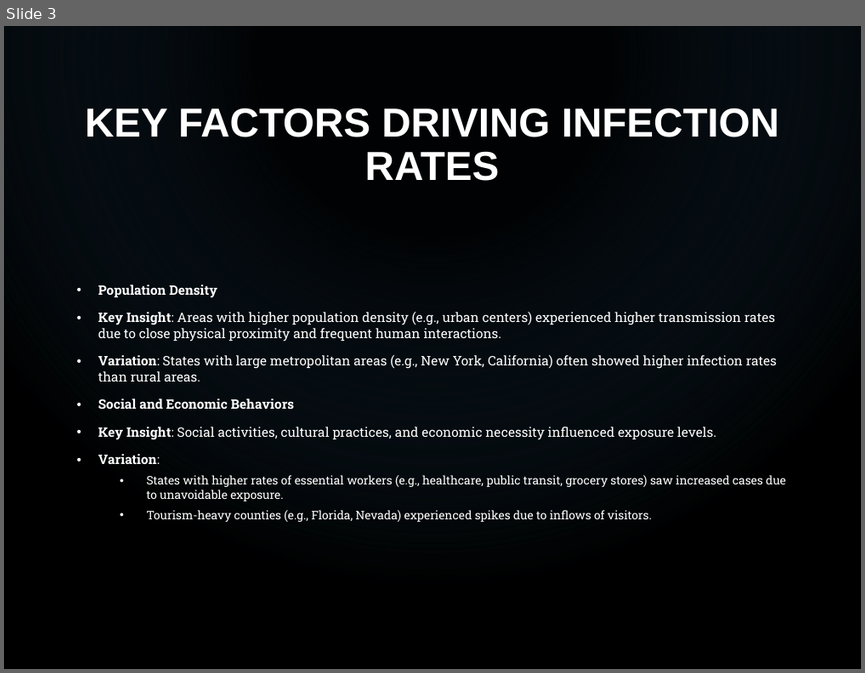
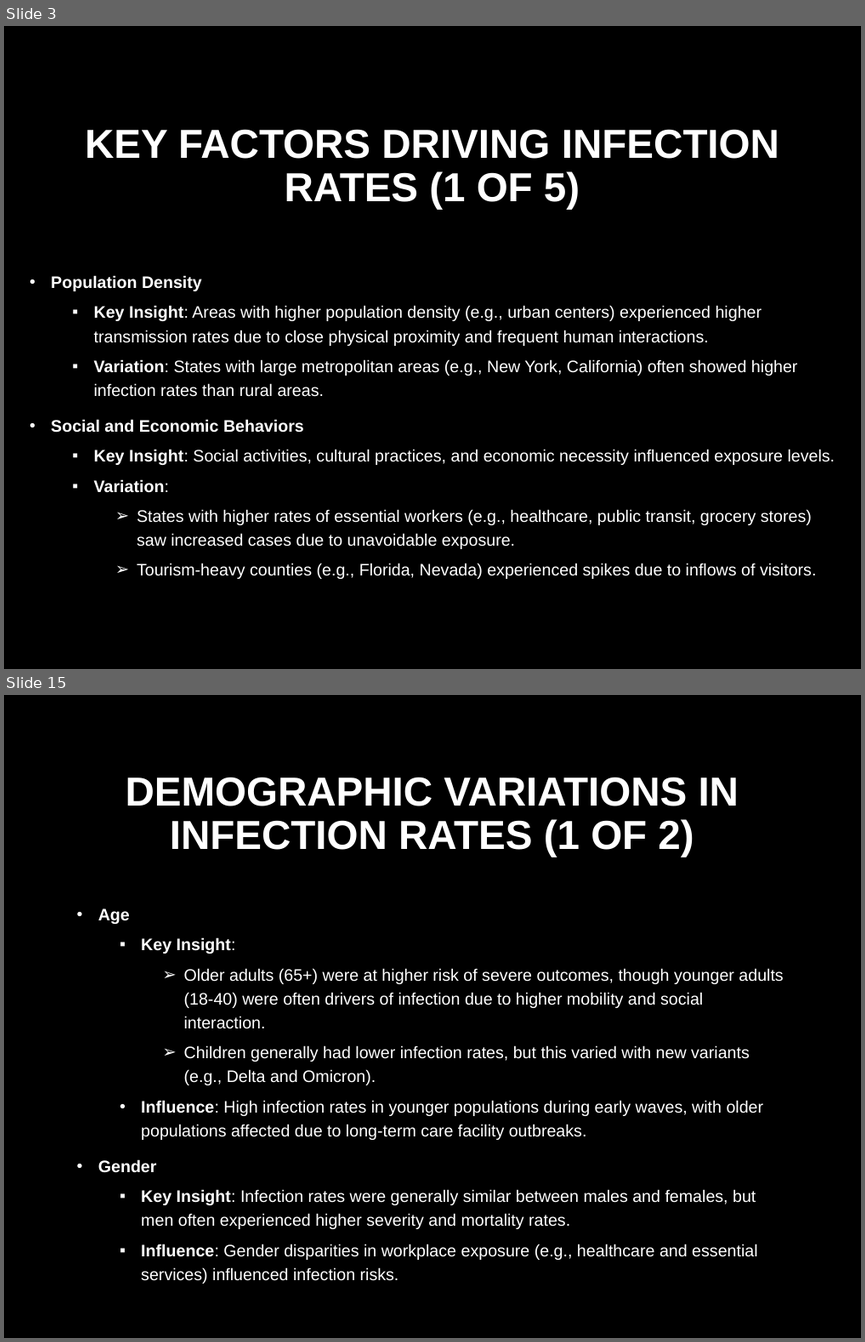
Before and after one commit to ryancmedina/project-one, a slide deck: Infection_Trends_COVID19_Presentation.pptx. Shown one above the other, each under a label of ours: slide 3 before the commit, slides 3 and 15 after it; the slides between them are not shown. The pictures are 865x673 and 865x1342 pixels, drawn with LibreOffice and Linux fonts; fonts in the diff are those of the drawing; background and template pictures are left out. Boxes give left, top, right and bottom in pixels: in the first picture for what was removed or moved away, otherwise in the second. Text is boxed around its words. In the diff, an @@ line names an element or a change of style, - is before the commit and + after.

```diff
--- a/Infection_Trends_COVID19_Presentation.pptx
+++ b/Infection_Trends_COVID19_Presentation.pptx
@@ slide 15 added at (4,695,861,1338), background picture (left out) @@
@@ title added at (126,777,739,857), 34 pt, text #FFFFFF, bold @@
+DEMOGRAPHIC VARIATIONS IN INFECTION RATES (1 OF 2)
@@ text added at (98,908,783,1283), 14 pt, text #FFFFFF @@
+• Age
+  ▪ Key Insight:
+    ➢ Older adults (65+) were at higher risk of severe outcomes, though younger adults (18-40) were often drivers of infection due to higher mobility and social interaction.
+    ➢ Children generally had lower infection rates, but this varied with new variants (e.g., Delta and Omicron).
+  • Influence: High infection rates in younger populations during early waves, with older populations affected due to long-term care facility outbreaks.
+• Gender
+  ▪ Key Insight: Infection rates were generally similar between males and females, but men often experienced higher severity and mortality rates.
+  ▪ Influence: Gender disparities in workplace exposure (e.g., healthcare and essential services) influenced infection risks.
@@ slide 3 changed as well @@
@@ rectangle removed at (4,26,861,669) @@
@@ title at (85,129,779,210): text changed @@
-KEY FACTORS DRIVING INFECTION RATES
+KEY FACTORS DRIVING INFECTION RATES (1 OF 5)
@@ text "Population Density": place and size @@
-text "Population Density" at (98,284,786,522)
+text "Population Density" at (51,275,835,578)
@@ text "Population Density" at (51,275,835,578): size 11 to 14 pt in "Population Density", "Key Insight: Areas with higher population density ...", "Variation: States with large metropolitan areas (e.g., ...", "Social and Economic Behaviors" and 2 more places; font Roboto Slab to Arial; size 9.9 to 14 pt in "States with higher rates of essential workers ...", "Tourism-heavy counties (e.g., Florida, Nevada) experienced s ..."; line spacing 1 to 1.2; bullet • to ▪; list level 1 to 2 in "Key Insight: Areas with higher ..."; list level 1 to 2 in "Variation: States with large metropolitan ..."; list level 1 to 2 in "Key Insight: Social activities, cultural ..."; list level 1 to 2 in "Variation:"; bullet • to ➢; list level 2 to 3 in "States with higher rates of ..."; list level 2 to 3 in "Tourism-heavy counties (e.g., Florida, Nevada) ..." @@
```
Also in this commit, not shown: 4 other slides changed, 15 other slides added, 2 slides removed.
